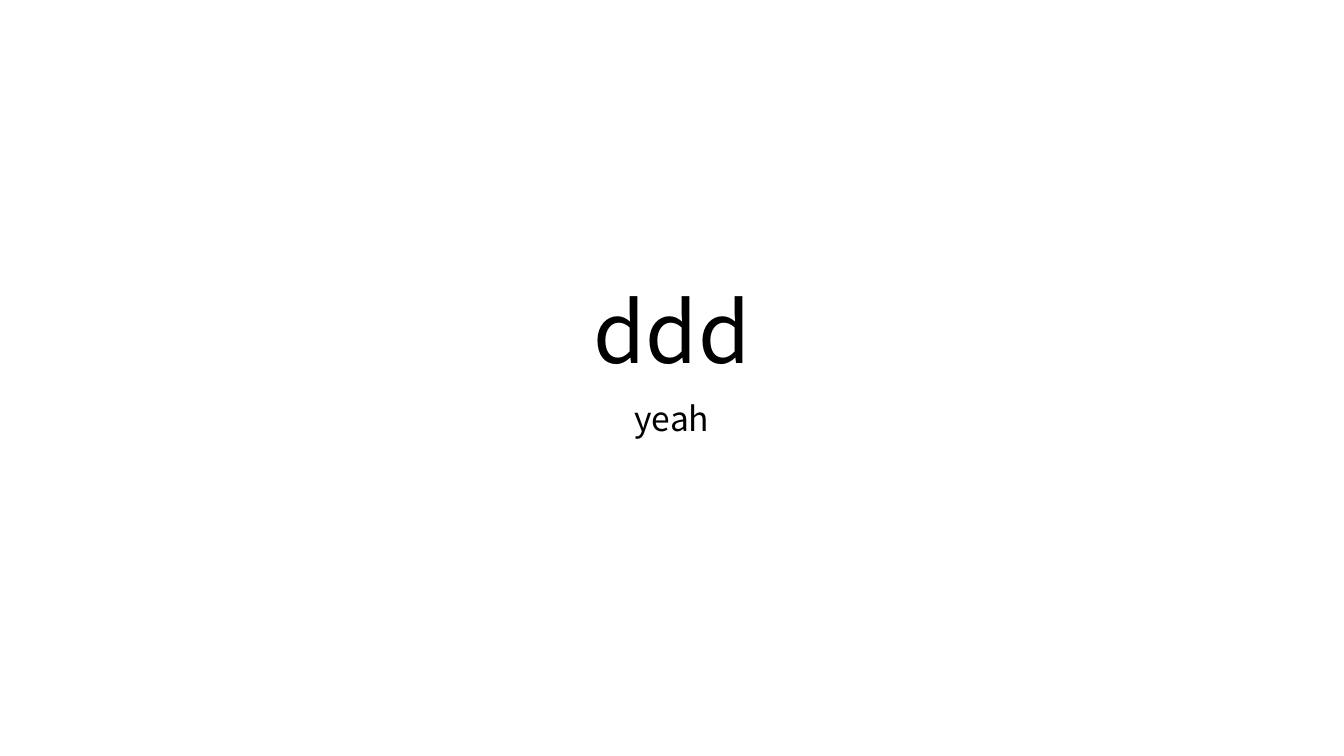
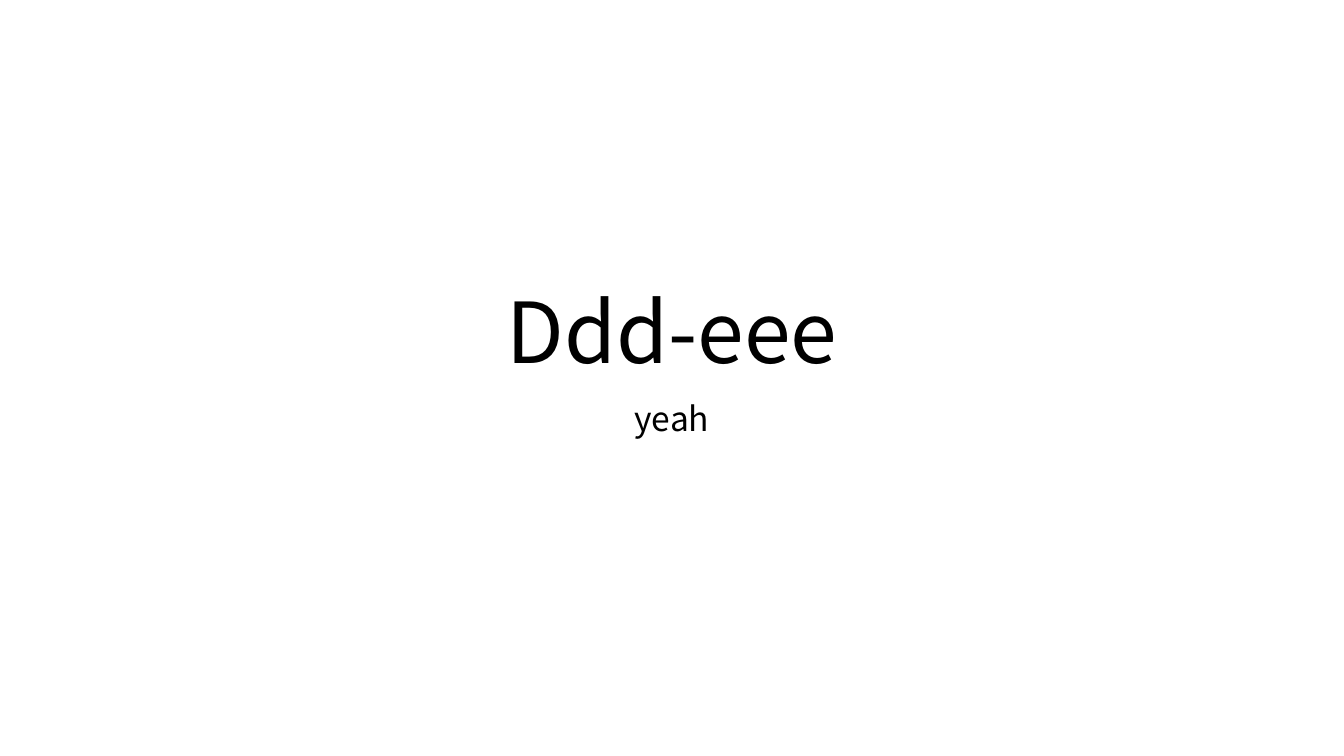
Before and after one commit to nanakusakayu/nanakusakayu, a slide deck: slide 1 of ccc.pptx. Drawn at 1344x756 pixels with LibreOffice and Linux fonts; fonts in the diff are those of the drawing. Boxes give left, top, right and bottom in pixels: in the first picture for what was removed or moved away, otherwise in the second. Text is boxed around its words. In the diff, an @@ line names an element or a change of style, - is before the commit and + after.

Commit message:
ppt ccc change

```diff
--- a/ccc.pptx
+++ b/ccc.pptx
@@ title at <box>507,296,838,364</box>: text changed @@
-ddd
+Ddd-eee
```
